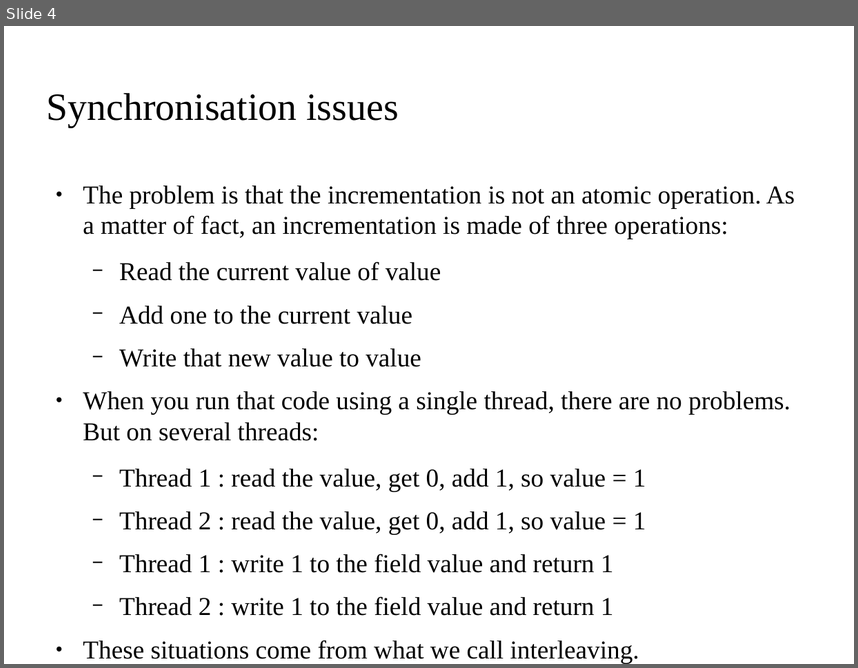
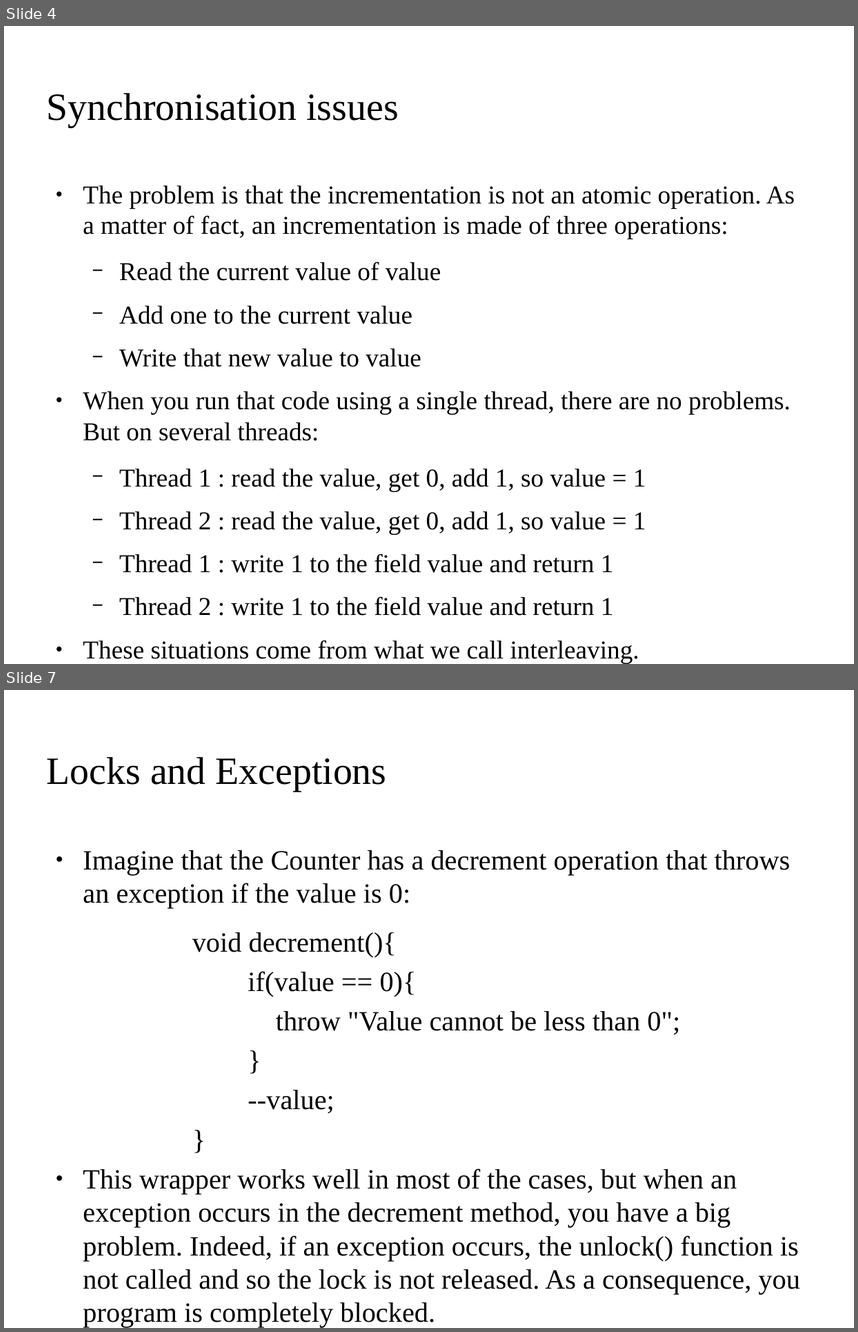
Before and after one commit to kks32/cpp-software-development, a slide deck: Ex13_Threads/Ex13_Threads.odp. Shown one above the other, each under a label of ours: slide 4 before the commit, slides 4 and 7 after it; the slides between them are not shown. The pictures are 858x668 and 858x1332 pixels, drawn with LibreOffice and Linux fonts; fonts in the diff are those of the drawing; background and template pictures are left out. Boxes give left, top, right and bottom in pixels: in the first picture for what was removed or moved away, otherwise in the second. Text is boxed around its words. In the diff, an @@ line names an element or a change of style, - is before the commit and + after.

Commit message:
Mutex, Locks, Atomics

```diff
--- a/Ex13_Threads/Ex13_Threads.odp
+++ b/Ex13_Threads/Ex13_Threads.odp
@@ slide 7 added at <box>4,690,854,1328</box>, background picture (left out) @@
@@ title added at <box>47,757,387,791</box>, 36 pt, text #000000 @@
+Locks and Exceptions
@@ text added at <box>83,850,800,1328</box>, 26 pt, text #000000 @@
+● Imagine that the Counter has a decrement operation that throws an exception if the value is 0:
+      void decrement(){
+      if(value == 0){
+      throw "Value cannot be less than 0";
+      }
+      --value;
+      }
+● This wrapper works well in most of the cases, but when an exception occurs in the decrement method, you have a big problem. Indeed, if an exception occurs, the unlock() function is not called and so the lock is not released. As a consequence, you program is completely blocked.
```
Also in this commit, not shown: 2 slides changed, 3 other slides added, 1 slide removed, 20 other files.
